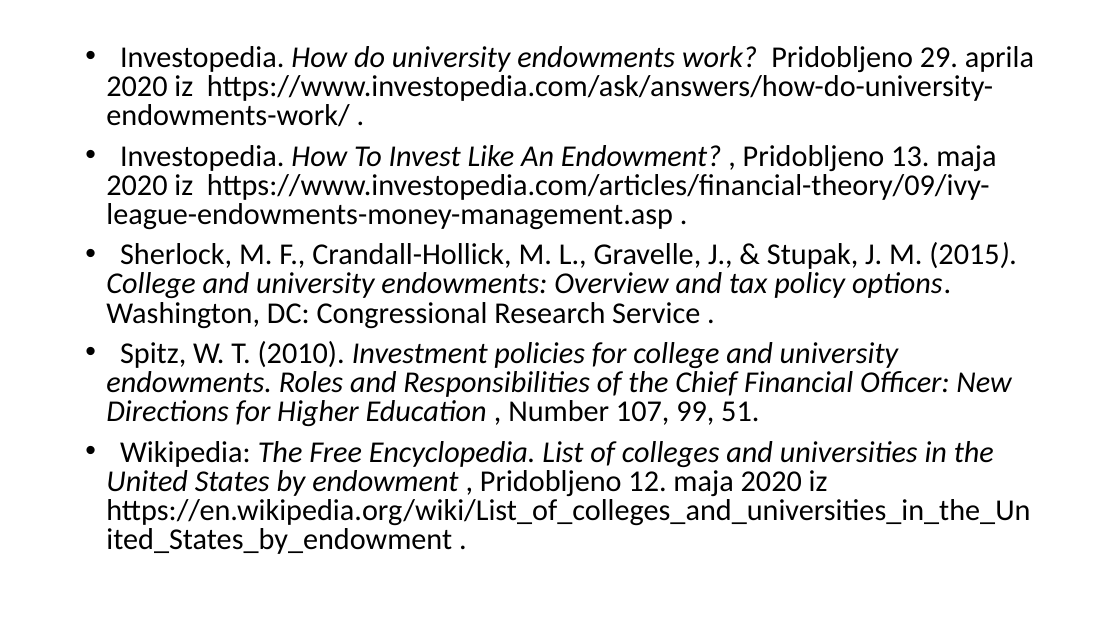
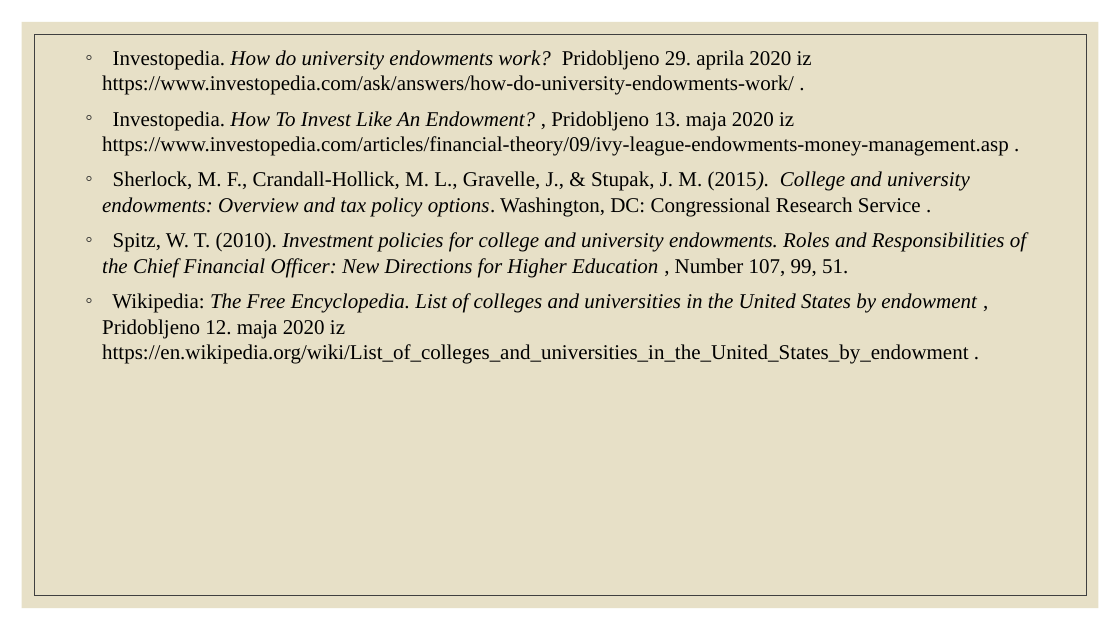
Before and after one commit to ines-silc/FTI-Seminarska-naloga, a slide deck: slide 11 of prosojnice.pptx (slide 6 before the commit). Drawn at 1120x630 pixels with LibreOffice and Linux fonts; fonts in the diff are those of the drawing. Boxes give left, top, right and bottom in pixels: in the first picture for what was removed or moved away, otherwise in the second. Text is boxed around its words. In the diff, an @@ line names an element or a change of style, - is before the commit and + after.

```diff
--- a/prosojnice.pptx
+++ b/prosojnice.pptx
@@ rectangle added at [22, 22, 1099, 608], fill #E7E0C7 @@
@@ rectangle added at [34, 34, 1086, 596], outline #404040 0.5 pt @@
@@ text "Investopedia. How do university endowments ..." at [102, 50, 1026, 364]: size 25.9 to 18 pt, font Calibri to Times New Roman; bullet • to ◦; line spacing 0.8 to 1; less space between paragraphs @@
```
Also in this commit, not shown: 5 other slides changed, 5 slides added.
